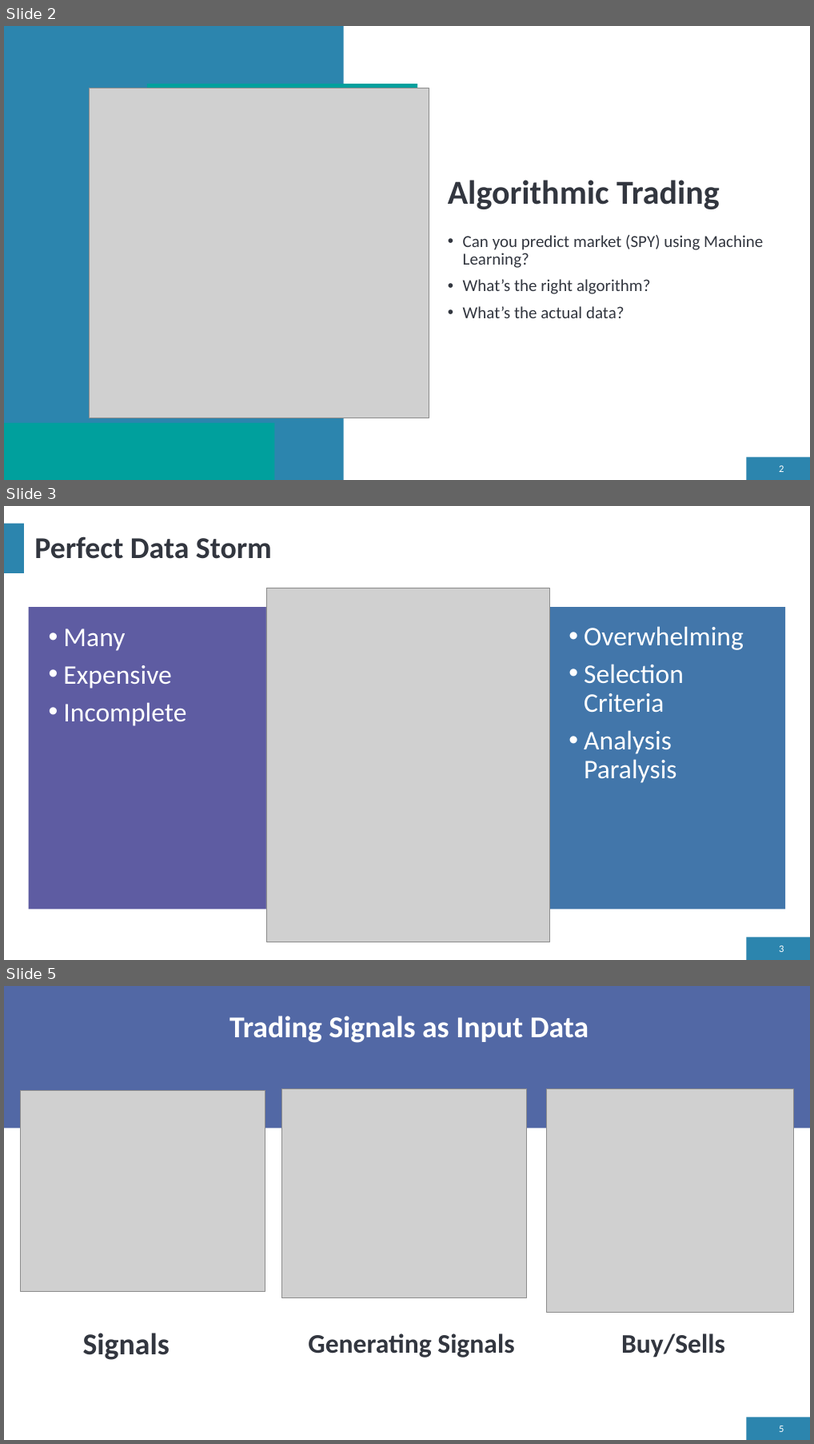
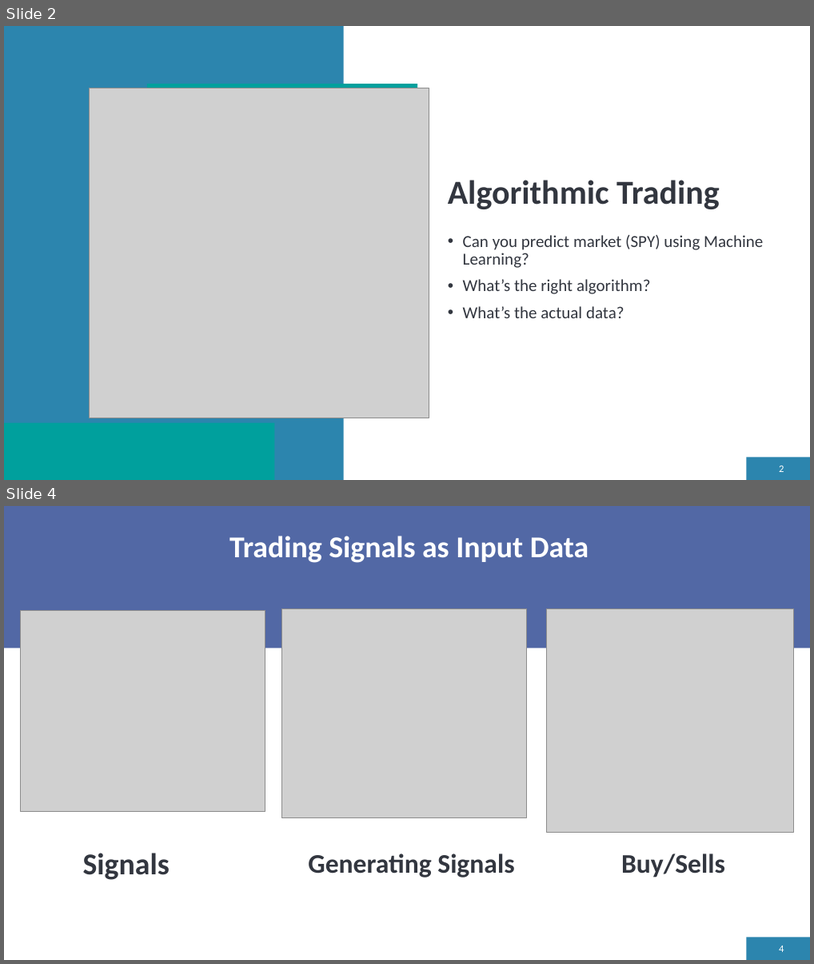
Before and after one commit to Asheladia/Arbetrade, a slide deck: Trading Spaces LTSM for SPY.pptx. Shown one above the other, each under a label of ours: slides 2, 3 and 5 before the commit, slides 2 and 4 after it; the slides between them are not shown. The pictures are 814x1444 and 814x964 pixels, drawn with LibreOffice and Linux fonts; fonts in the diff are those of the drawing; grey boxes stand for pictures. Boxes give left, top, right and bottom in pixels: in the first picture for what was removed or moved away, otherwise in the second. Text is boxed around its words. In the diff, an @@ line names an element or a change of style, - is before the commit and + after.

```diff
--- a/Trading Spaces LTSM for SPY.pptx
+++ b/Trading Spaces LTSM for SPY.pptx
@@ slide 3 removed at (x1=4, y1=506, x2=810, y2=960), background #FFFFFF; not listed: 2 template elements that a slide beside it also shows @@
@@ title removed at (x1=34, y1=536, x2=272, y2=559) @@
-Perfect Data Storm
@@ picture removed at (x1=266, y1=588, x2=550, y2=941) @@
@@ rectangle removed at (x1=29, y1=607, x2=266, y2=909) @@
@@ rectangle removed at (x1=548, y1=607, x2=786, y2=909) @@
@@ text removed at (x1=63, y1=628, x2=186, y2=726) @@
-• Many
-• Expensive
-• Incomplete
@@ text removed at (x1=584, y1=626, x2=744, y2=783) @@
-• Overwhelming
-• Selection Criteria
-• Analysis Paralysis
@@ page number removed at (x1=779, y1=945, x2=784, y2=952) @@
-3
@@ what was slide 5 is now slide 4 @@
@@ page number at (x1=779, y1=945, x2=784, y2=952): text changed @@
-5
+4
```
Also in this commit, not shown: 3 slides changed, 32 other files.
